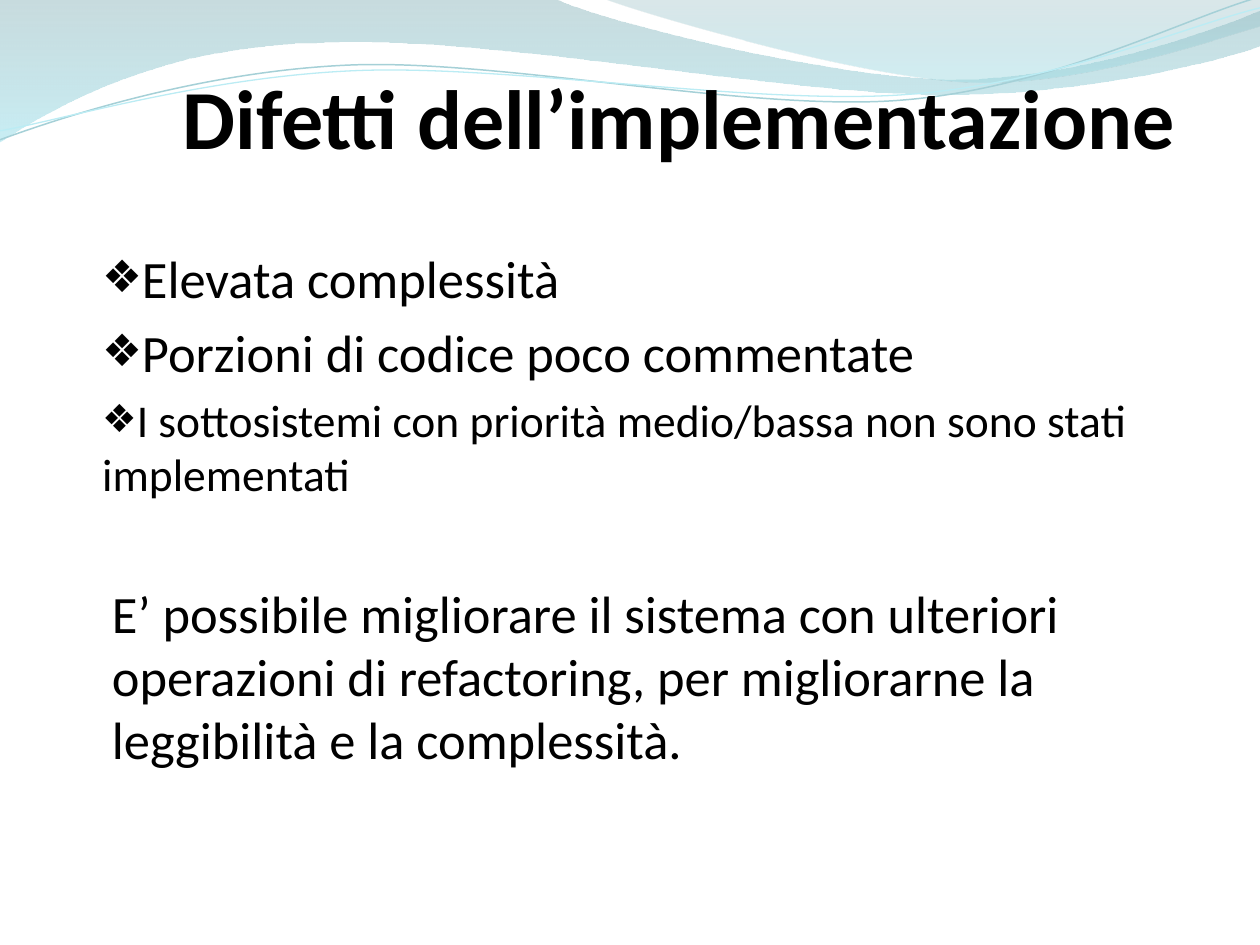
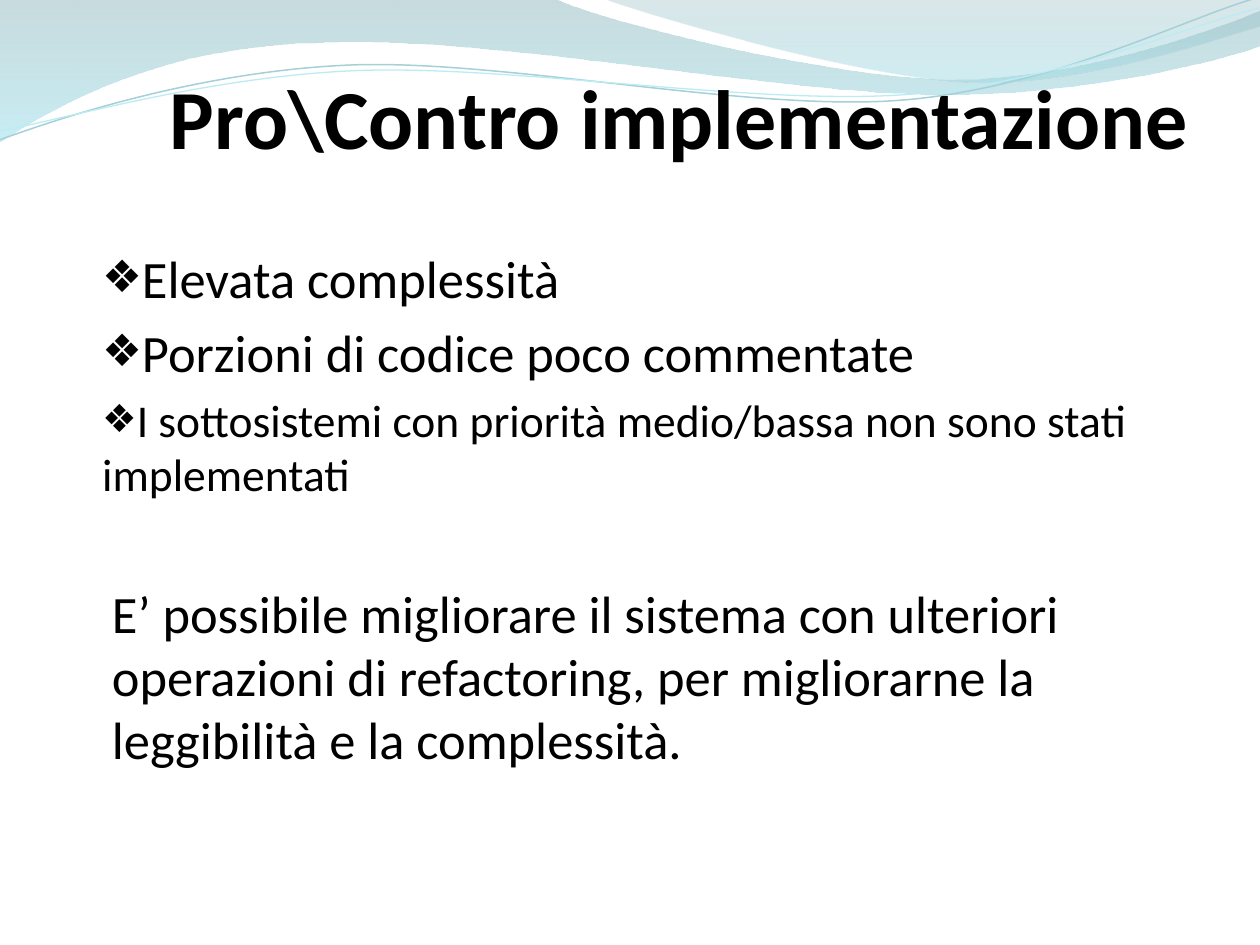
Before and after one commit to ammirate/at-silo, a slide deck: slide 32 of Presentazione/Atsilo3/Atsilo_H_PresentazioneFinale.pptx. Drawn at 1260x945 pixels with LibreOffice and Linux fonts; fonts in the diff are those of the drawing. Boxes give left, top, right and bottom in pixels: in the first picture for what was removed or moved away, otherwise in the second. Text is boxed around its words. In the diff, an @@ line names an element or a change of style, - is before the commit and + after.

```diff
--- a/Presentazione/Atsilo3/Atsilo_H_PresentazioneFinale.pptx
+++ b/Presentazione/Atsilo3/Atsilo_H_PresentazioneFinale.pptx
@@ text at box(170, 79, 1187, 163): text changed @@
-Difetti dell’implementazione
+Pro\Contro implementazione
```
Also in this commit, not shown: 13 other slides changed, 14 slides added, 16 slides removed, 10 other files.
